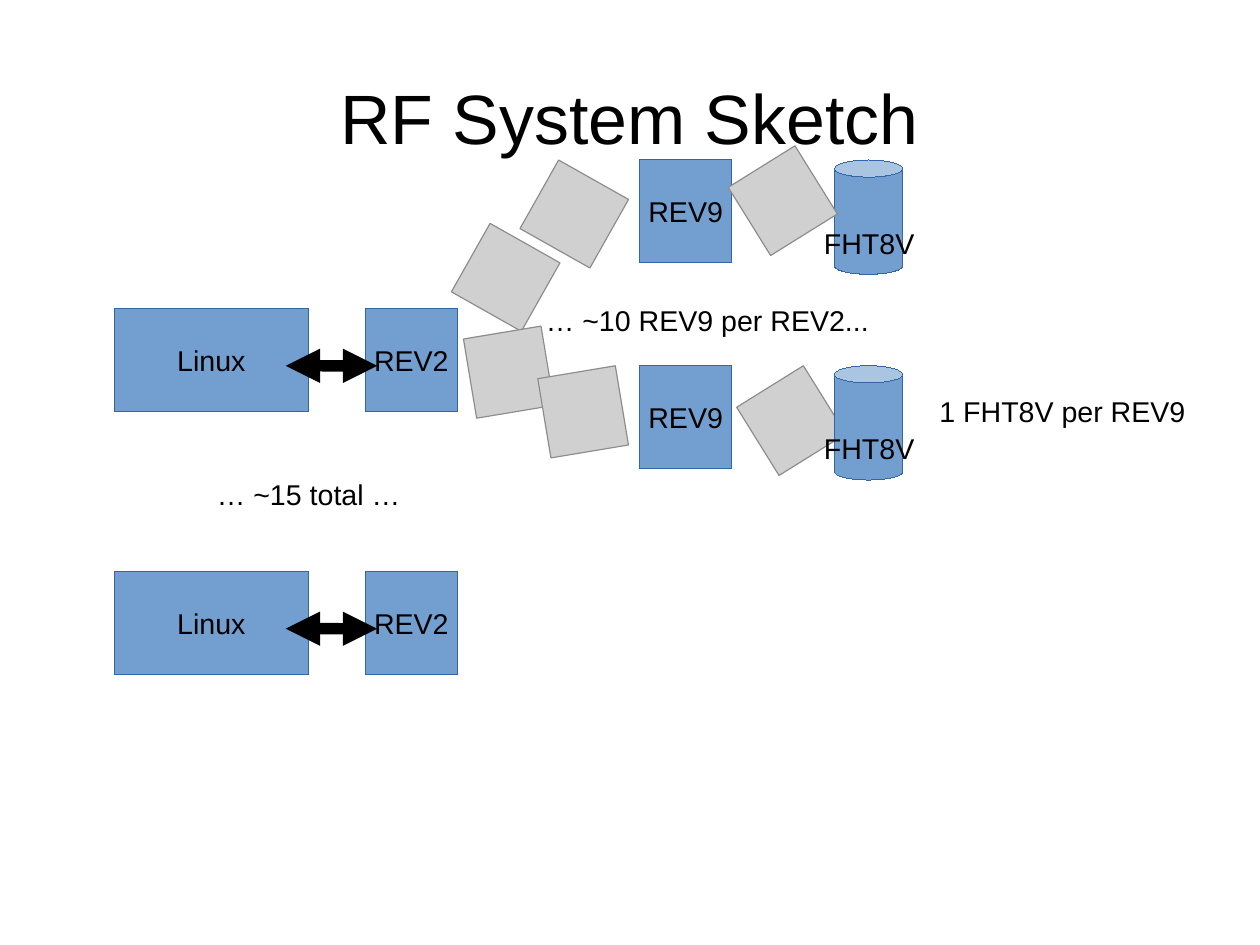
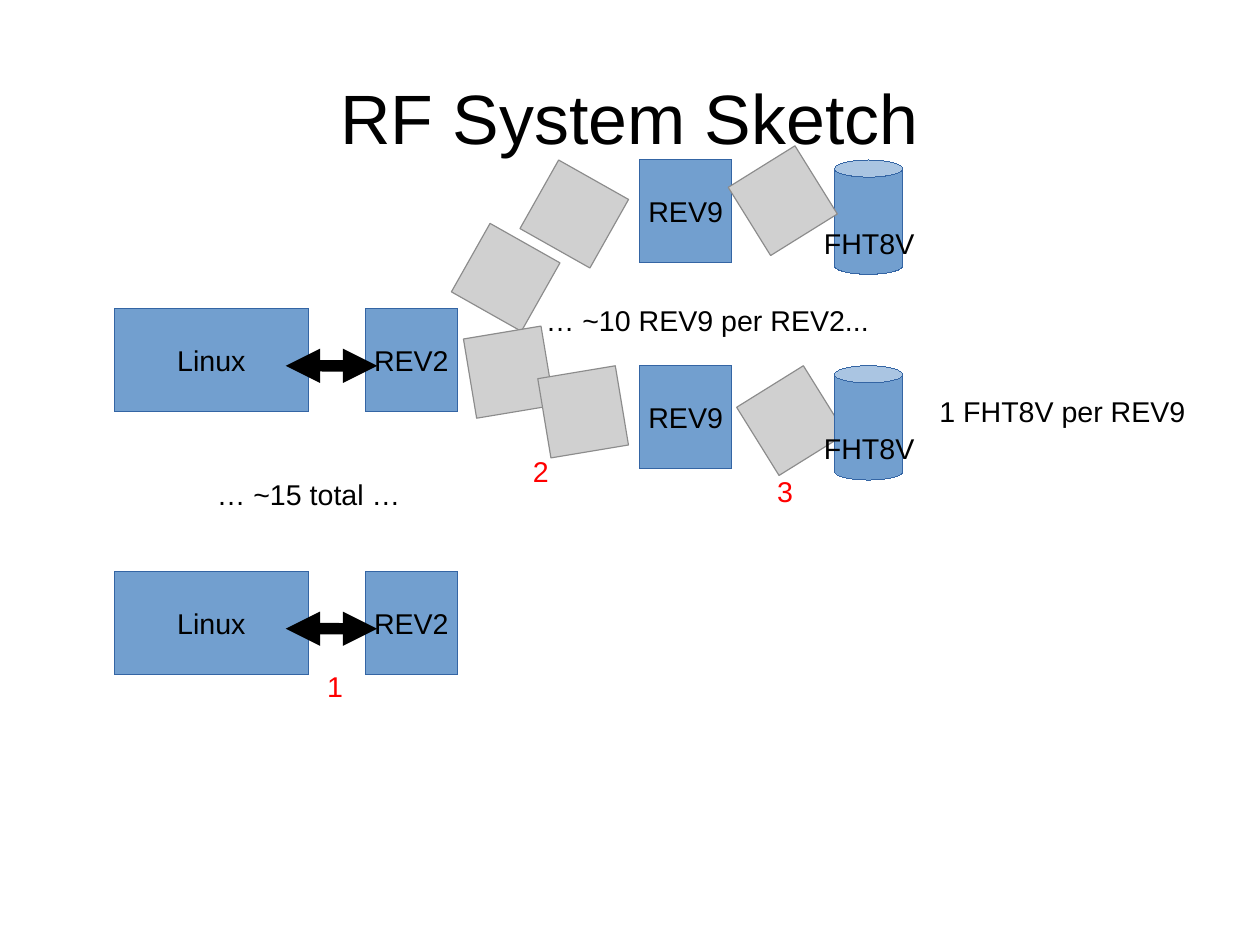
Before and after one commit to opentrv/OpenTRV-Arduino-V0p2, a slide deck: slide 1 of COHEAT2015/RFSystemSketch20150713.odp. Drawn at 1260x945 pixels with LibreOffice and Linux fonts; fonts in the diff are those of the drawing; grey boxes stand for pictures. Boxes give left, top, right and bottom in pixels: in the first picture for what was removed or moved away, otherwise in the second. Text is boxed around its words. In the diff, an @@ line names an element or a change of style, - is before the commit and + after.

Commit message:
COH-2: COH-3: docs

```diff
--- a/COHEAT2015/RFSystemSketch20150713.odp
+++ b/COHEAT2015/RFSystemSketch20150713.odp
@@ text added at <box>533,462,549,482</box>, 18 pt, text #FF0000 @@
+2
@@ text added at <box>777,482,793,503</box>, 18 pt, text #FF0000 @@
+3
@@ text added at <box>327,677,343,697</box>, 18 pt, text #FF0000 @@
+1
```
